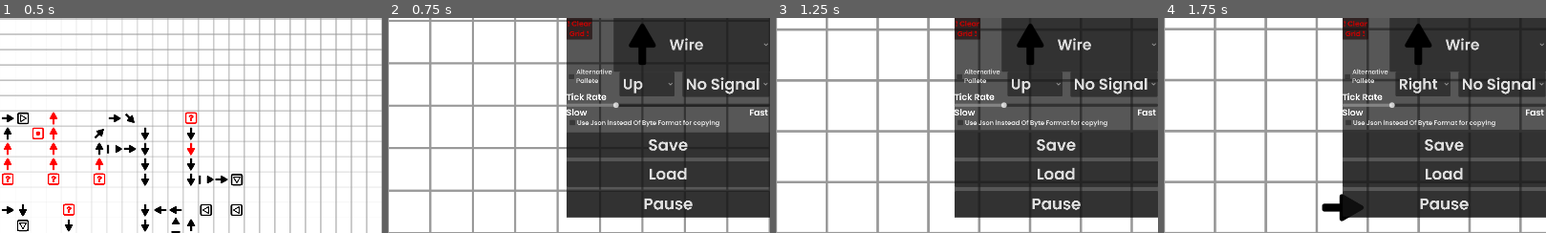
Above: before the commit, frames 1-4 (left to right).
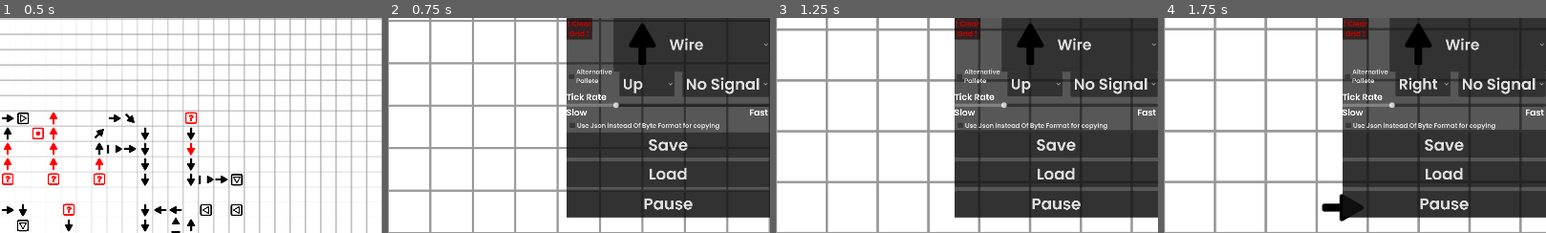
Above: after the commit, the same moments.

Repository: QuantumV2/SignalWorld
Game: Godot game, scene res://Scenes/TitleScreen.tscn
Two runs of this game, one before a commit and one after it. Both use one fixed random seed, a clock stepped at 60 frames per second and the inputs below.
Inputs (mouse positions are % of the whole screen's width and height, from its top left):
- Up to frame 1 (0.5 s): no input
- Up to frame 2 (0.75 s): click "START" at 0.5 s
- Up to frame 3 (1.25 s): no input
- Up to frame 4 (1.75 s): tap Enter (enter) at 1.25 s; move the mouse to (72, 45) at 1.27 s; hold D (right) from 1.28 s (still down); hold Enter (enter) from 1.28 s (still down); click (72, 45) at 1.42 s
The pictures show only the part of the screen within x 50-100%, y 0-50%; the shares and areas given below are measured in that part.

Frame 1 is identical in both runs. In frame 2, 0.8% of the frame differs, in the area x 47-87%, y 47-52%; in frame 3, 0.8%; in frame 4, 0.8%.

Commit message:
hyyyyyyyyyyyyyyyyyyyyyyyyyyyypixel

Diff:
--- a/Scenes/game.tscn
+++ b/Scenes/game.tscn
@@ -283,9 +283,9 @@
 unique_name_in_owner = true
 layout_mode = 0
 offset_left = -469.0
-offset_top = 248.0
+offset_top = 255.0
 offset_right = -82.0
-offset_bottom = 279.0
+offset_bottom = 286.0
 theme = ExtResource("7_mosdc")
 text = "Use Json instead Of Byte Format for copying"
 
